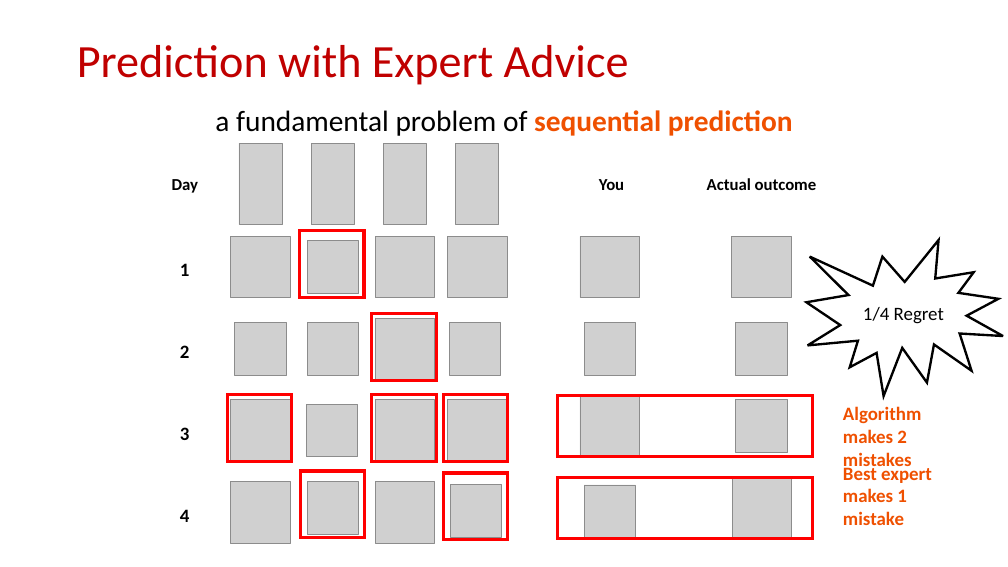
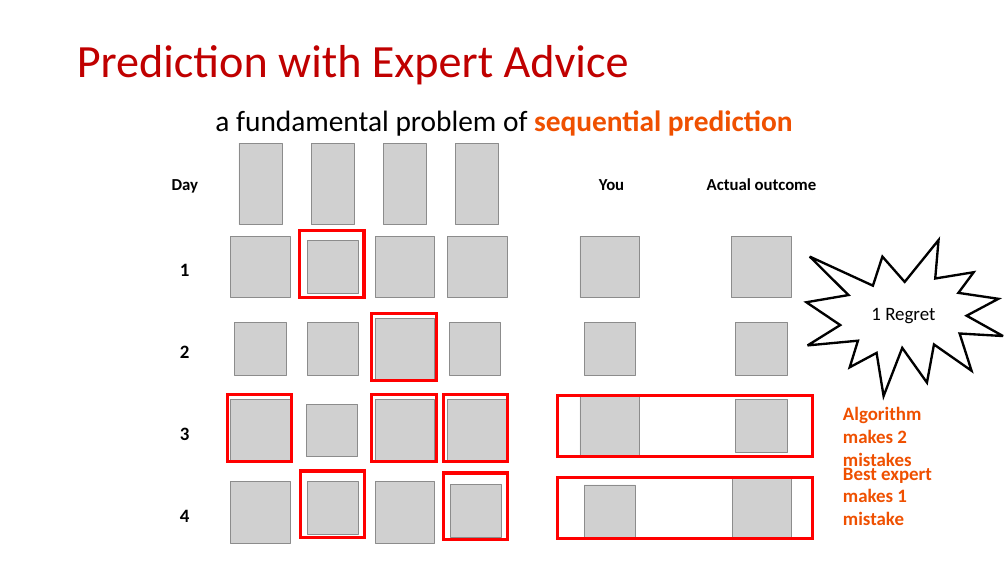
Before and after one commit to samsonzhou/samsonzhou.github.io, a slide deck: slide 34 of CSCE658-S24/L15.pptx (slide 5 before the commit). Drawn at 1008x567 pixels with LibreOffice and Linux fonts; fonts in the diff are those of the drawing; grey boxes stand for pictures. Boxes give left, top, right and bottom in pixels: in the first picture for what was removed or moved away, otherwise in the second. Text is boxed around its words. In the diff, an @@ line names an element or a change of style, - is before the commit and + after.

```diff
--- a/CSCE658-S24/L15.pptx
+++ b/CSCE658-S24/L15.pptx
@@ text in irregular seal at box(871, 308, 935, 324): text changed @@
-1/4 Regret
+1 Regret
```
Also in this commit, not shown: 4 other slides changed, 25 slides added, 4 slides removed.
